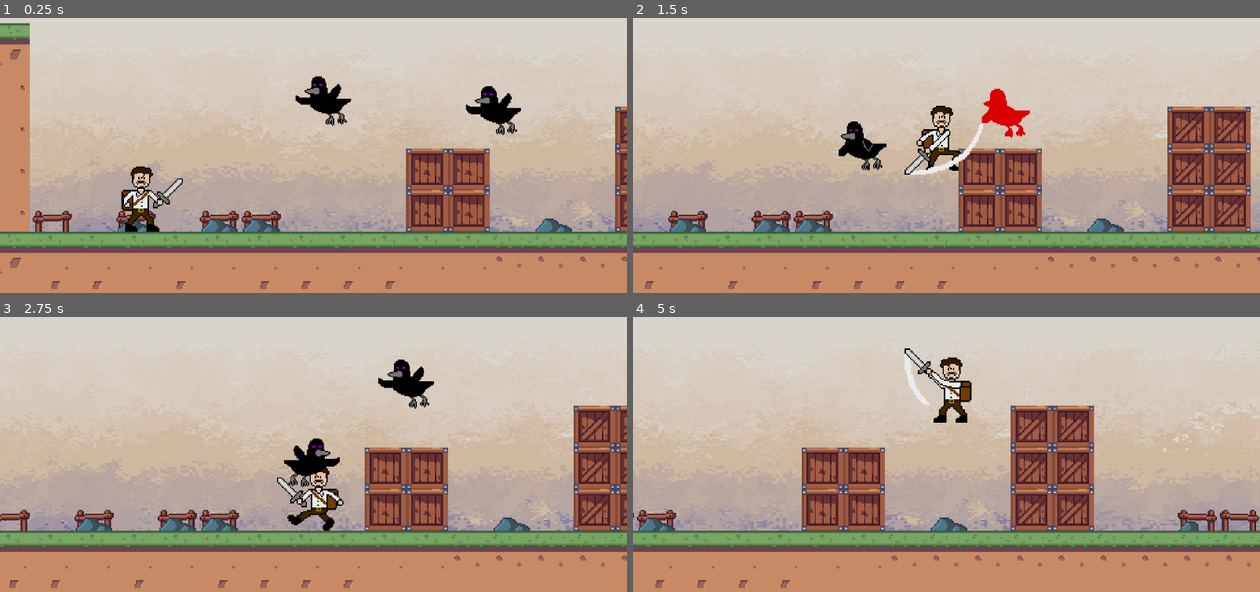
Above: before the commit, frames 1-4 (two rows, left to right).
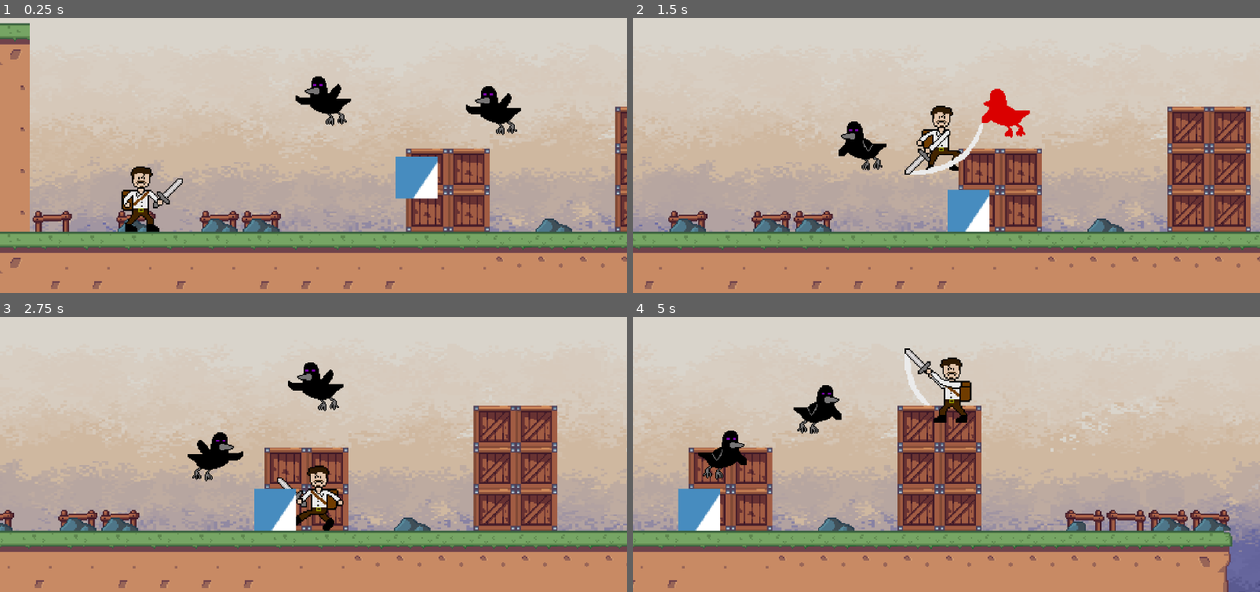
Above: after the commit, the same moments.

Repository: bscott519/ColossalCrisisGame
Game: Godot game, scene res://Scenes/level_1.tscn
Two runs of this game, one before a commit and one after it. Both use one fixed random seed, a clock stepped at 60 frames per second and the inputs below. The engine's default icon, where the game draws it, is replaced by a stand-in: a white triangle on a blue panel in a dark square.
Inputs (mouse positions are in pixels of both pictures, inside the frame that each line leads up to):
- Up to frame 1 (0.25 s): no input
- Up to frame 2 (1.5 s): move the mouse to (1084, 100) at 0.52 s; hold D (right) from 0.53 s (still down); click (1084, 100) at 0.6 s; tap Space (jump) at 0.77 s; move the mouse to (821, 133) at 1.27 s; right-click (821, 133) at 1.35 s
- Up to frame 3 (2.75 s): tap Space (jump) at 1.52 s; move the mouse to (376, 339) at 2.02 s; release D (right) at 2.03 s; hold A (left) from 2.03 s (still down); click (376, 339) at 2.1 s
- Up to frame 4 (5 s): move the mouse to (915, 487) at 2.77 s; release A (left) at 2.78 s; hold D (right) 2.78-4.28 s; right-click (915, 487) at 2.85 s; tap Space (jump) at 3.02, 3.77, 4.52 s; move the mouse to (1134, 468) at 3.52 s; click (1134, 468) at 3.6 s; move the mouse to (758, 363) at 4.27 s; hold A (left) from 4.28 s (still down); right-click (758, 363) at 4.35 s

The runs differ from the first frame. In frame 1, 1.0% of the frame differs, in the area x 63-70%, y 50-66%; in frame 2, 1.0%; in frame 3, 23%; in frame 4, 26%, in the area x 0-100%, y 24-100%.

Commit message:
creating colossling movement

Diff:
--- a/Scenes/colosslings.tscn
+++ b/Scenes/colosslings.tscn
@@ -1,5 +1,6 @@
-[gd_scene load_steps=14 format=3 uid="uid://6d3rhne0s8yd"]
+[gd_scene load_steps=15 format=3 uid="uid://6d3rhne0s8yd"]
 
+[ext_resource type="Script" path="res://colosslings.gd" id="1_0ofvn"]
 [ext_resource type="Texture2D" uid="uid://bapnf131jmdih" path="res://GameArt/TMMEnemyDeath1.png" id="1_jq20u"]
 [ext_resource type="Texture2D" uid="uid://l1yxspaxqyio" path="res://GameArt/TMMEnemyDeath2.png" id="2_6v1sw"]
 [ext_resource type="Texture2D" uid="uid://hcy0hjwm1svq" path="res://GameArt/TMMEnemyDeath3.png" id="3_kqkd3"]
@@ -87,12 +88,13 @@
 radius = 16.1245
 
 [node name="colosslings" type="CharacterBody2D"]
+script = ExtResource("1_0ofvn")
 
 [node name="AnimatedSprite2D" type="AnimatedSprite2D" parent="."]
+position = Vector2(0, -16)
 sprite_frames = SubResource("SpriteFrames_kobry")
-animation = &"walk"
+animation = &"idle"
 
 [node name="CollisionShape2D" type="CollisionShape2D" parent="."]
+position = Vector2(2.08165e-12, -16)
 shape = SubResource("CircleShape2D_ej00d")
-
-[node name="Timer" type="Timer" parent="."]
--- a/Scenes/darkbird.tscn
+++ b/Scenes/darkbird.tscn
@@ -114,7 +114,7 @@
 [node name="AnimatedSprite2D" type="AnimatedSprite2D" parent="."]
 scale = Vector2(0.8, 0.8)
 sprite_frames = SubResource("SpriteFrames_po7aa")
-animation = &"flying"
+animation = &"death"
 
 [node name="CollisionShape2D" type="CollisionShape2D" parent="."]
 shape = SubResource("CircleShape2D_by4lu")
--- a/Scenes/level_1.tscn
+++ b/Scenes/level_1.tscn
@@ -1,9 +1,10 @@
-[gd_scene load_steps=10 format=3 uid="uid://do37bvywgkx5k"]
+[gd_scene load_steps=11 format=3 uid="uid://do37bvywgkx5k"]
 
 [ext_resource type="Texture2D" uid="uid://c7awsvhvqdq0c" path="res://GameArt/Background.png" id="1_3gp3n"]
 [ext_resource type="Texture2D" uid="uid://c2vdlh6wda0jf" path="res://GameArt/TileSet-36x36.png" id="1_dkavn"]
 [ext_resource type="PackedScene" uid="uid://b5lm45fuex5bw" path="res://Scenes/player.tscn" id="3_pm7jt"]
 [ext_resource type="PackedScene" uid="uid://bs18n0b7vaju6" path="res://Scenes/darkbird.tscn" id="4_y8ncn"]
+[ext_resource type="PackedScene" uid="uid://6d3rhne0s8yd" path="res://Scenes/colosslings.tscn" id="5_1lh3t"]
 
 [sub_resource type="TileSetAtlasSource" id="TileSetAtlasSource_biuay"]
 texture = ExtResource("1_dkavn")
@@ -156,3 +157,6 @@
 
 [node name="darkbird2" parent="." instance=ExtResource("4_y8ncn")]
 position = Vector2(460, 128)
+
+[node name="colosslings" parent="." instance=ExtResource("5_1lh3t")]
+position = Vector2(392, 165)
--- /dev/null
+++ b/colosslings.gd
@@ -0,0 +1,20 @@
+extends CharacterBody2D
+
+const gravity = 1000
+
+enum State { Idle, Walk, Hurt, Death }
+var cur_state: State
+
+func _ready():
+	cur_state = State.Idle
+
+func _physics_process(delta: float):
+	enemy_gravity(delta)
+
+	move_and_slide()
+
+func enemy_gravity(delta: float):
+	velocity.y += gravity * delta
+
+func enemy_idle(delta: float):
+	pass
